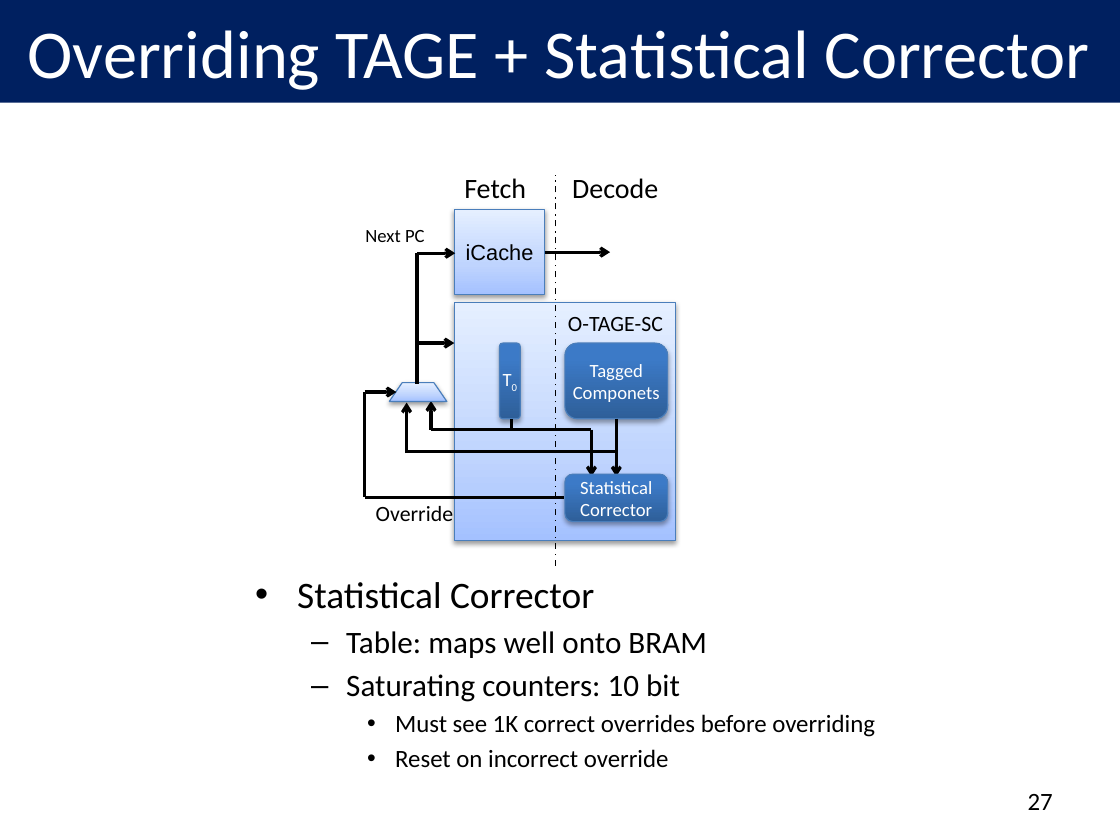
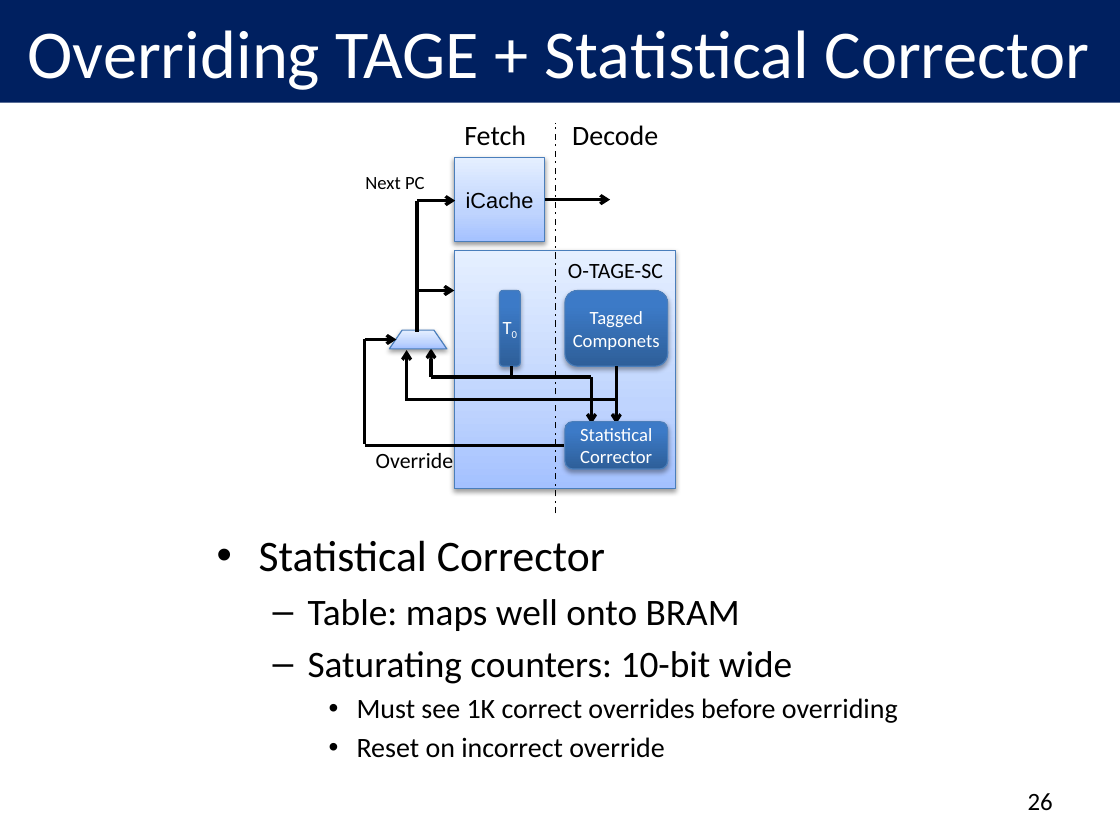
Before and after one commit to peterwudi/di-thesis, a slide deck: slide 27 of presentation/defense.pptx (slide 28 before the commit). Drawn at 1120x840 pixels with LibreOffice and Linux fonts; fonts in the diff are those of the drawing. Boxes give left, top, right and bottom in pixels: in the first picture for what was removed or moved away, otherwise in the second. Text is boxed around its words. In the diff, an @@ line names an element or a change of style, - is before the commit and + after.

```diff
--- a/presentation/defense.pptx
+++ b/presentation/defense.pptx
@@ 2 rectangles, 2 lines, 1 text, 1 arrow: place and size @@
-2 rectangles, 2 lines, 1 text, 1 arrow at bbox=[365, 209, 676, 541]
+2 rectangles, 2 lines, 1 text, 1 arrow at bbox=[365, 157, 676, 489]
@@ 7 arrows, 5 lines, 4 texts, 3 rounded rectangles, 1 trapezoid: place and size @@
-7 arrows, 5 lines, 4 texts, 3 rounded rectangles, 1 trapezoid at bbox=[365, 176, 668, 566]
+7 arrows, 5 lines, 4 texts, 3 rounded rectangles, 1 trapezoid at bbox=[365, 123, 668, 513]
@@ text "Statistical Corrector": place and size @@
-text "Statistical Corrector" at bbox=[297, 582, 875, 767]
+text "Statistical Corrector" at bbox=[259, 540, 898, 758]
@@ text at bbox=[259, 540, 898, 758]: size 24 to 28 pt in "Statistical Corrector"; size 20 to 24 pt in "Table: maps well onto BRAM"; size 16 to 18 pt in "Must see 1K correct overrides before overriding", "Reset on incorrect override" @@
@@ text at bbox=[308, 651, 792, 684]: text changed; size 20 to 24 pt @@
-  – Saturating counters: 10 bit
+  – Saturating counters: 10-bit wide
@@ page number at bbox=[1028, 793, 1053, 811]: text changed @@
-27
+26
```
Also in this commit, not shown: 17 other slides changed, 1 slide removed.
